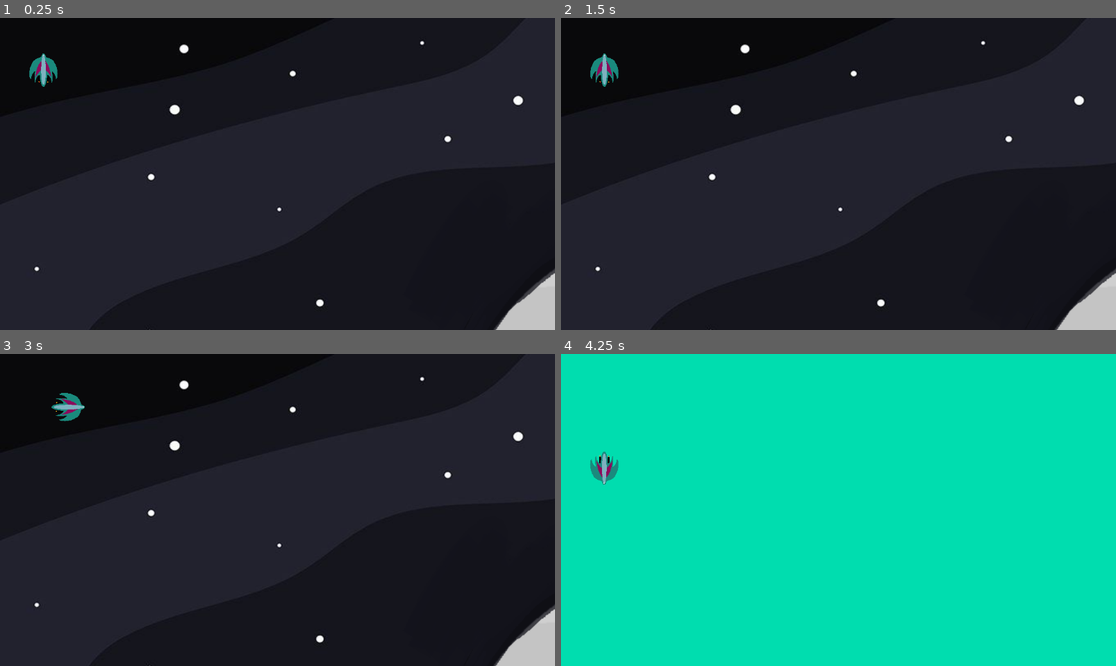
Above: before the commit, frames 1-4 (two rows, left to right).
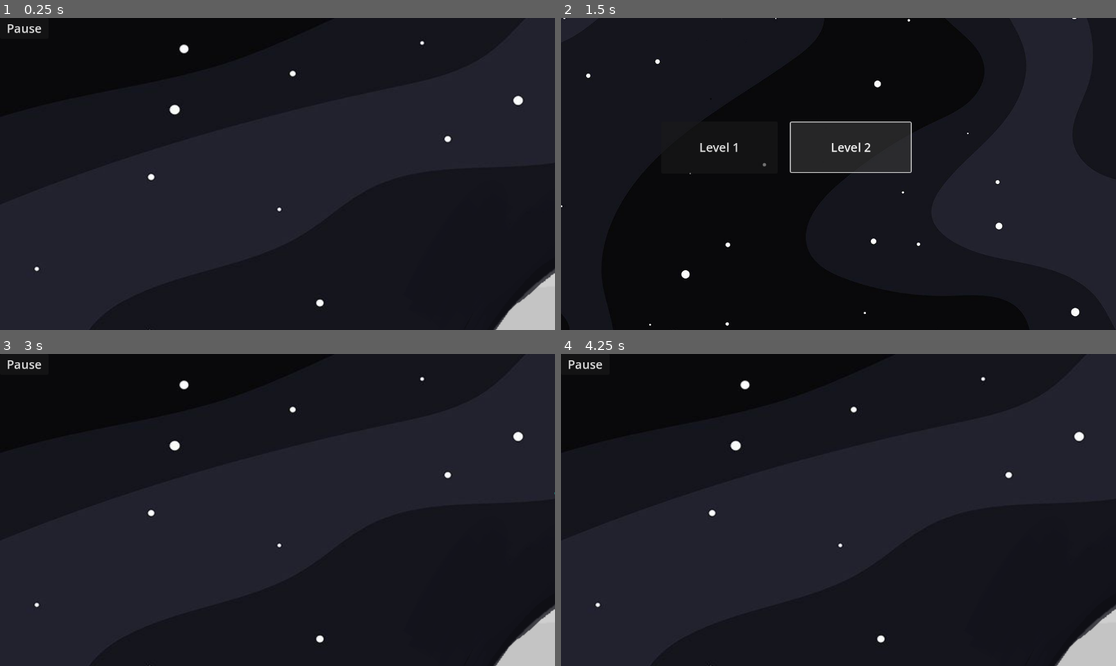
Above: after the commit, the same moments.

Repository: BurgundyToad/planet-defender
Game: Godot game, scene res://Level1 Scene.tscn
The game is run twice, just before and just after one commit, with the same random seed, the same clock (stepped at 60 frames per second) and the same inputs. This scene is started directly instead of the project's main scene.
Inputs (mouse positions are in pixels of both pictures, inside the frame that each line leads up to):
- Up to frame 1 (0.25 s): no input
- Up to frame 2 (1.5 s): click (583, 27) at 0.5 s, where only the run after the commit has a clickable "Pause"; click (849, 145) at 1.25 s, where only the run after the commit has a clickable "Level 2"
- Up to frame 3 (3 s): click (160, 485) at 2 s, where only the run after the commit has a clickable "Level 1"; tap Enter at 2.75 s; hold D (right) from 2.78 s (still down); hold Space (Space) from 2.78 s (still down)
- Up to frame 4 (4.25 s): tap ] (testing_key_2, bound only before the commit) at 3.05, 3.6 s; release D (right) at 3.53 s; release Space (Space) at 3.53 s; hold S (down) from 3.53 s (still down); tap Space (Space) at 3.8 s

The runs differ from the first frame. In frame 1, 0.4% of the frame differs, in the area x 1-11%, y 2-23%; in frame 2, 21%; in frame 3, 0.4%; in frame 4, 100%, in the area x 0-100%, y 0-100%.

Commit message:
Add files via upload
uploaded menus for level select and main menu, signals might be an issue consult Mr.Young for any questions

Diff:
--- /dev/null
+++ b/ICS Culminating/Dummy_Mob.tscn
@@ -0,0 +1,52 @@
+[gd_scene load_steps=7 format=3 uid="uid://b3rafo7hqdrlw"]
+
+[ext_resource type="Script" path="res://Dummy_Mob_Scrpit.gd" id="1_0kqdv"]
+[ext_resource type="Texture2D" uid="uid://bgq584i62shmg" path="res://art/Ramming_Enemy.png" id="2_8rog6"]
+[ext_resource type="Texture2D" uid="uid://bwc0plhqvvqxb" path="res://art/Speed_enemypng.png" id="3_8puwi"]
+[ext_resource type="Texture2D" uid="uid://cpe3br8jt5ki6" path="res://art/Spliting_Enemy.png" id="4_bh7vm"]
+
+[sub_resource type="SpriteFrames" id="SpriteFrames_vy20t"]
+animations = [{
+"frames": [{
+"duration": 1.0,
+"texture": ExtResource("2_8rog6")
+}],
+"loop": true,
+"name": &"rammingenemy",
+"speed": 5.0
+}, {
+"frames": [{
+"duration": 1.0,
+"texture": ExtResource("3_8puwi")
+}],
+"loop": true,
+"name": &"speedenemy",
+"speed": 5.0
+}, {
+"frames": [{
+"duration": 1.0,
+"texture": ExtResource("4_bh7vm")
+}],
+"loop": true,
+"name": &"spliting Enemy",
+"speed": 5.0
+}]
+
+[sub_resource type="CircleShape2D" id="CircleShape2D_cqhet"]
+radius = 270.972
+
+[node name="Mob" type="RigidBody2D"]
+gravity_scale = 0.0
+script = ExtResource("1_0kqdv")
+
+[node name="VisibleOnScreenNotifier2D" type="VisibleOnScreenNotifier2D" parent="."]
+
+[node name="AnimatedSprite2D" type="AnimatedSprite2D" parent="."]
+position = Vector2(3, 0)
+sprite_frames = SubResource("SpriteFrames_vy20t")
+animation = &"speedenemy"
+
+[node name="CollisionShape2D" type="CollisionShape2D" parent="."]
+shape = SubResource("CircleShape2D_cqhet")
+
+[connection signal="screen_exited" from="VisibleOnScreenNotifier2D" to="." method="_on_visible_on_screen_notifier_2d_screen_exited"]
--- a/ICS Culminating/Level1 Scene.tscn
+++ b/ICS Culminating/Level1 Scene.tscn
@@ -1,7 +1,8 @@
-[gd_scene load_steps=3 format=3 uid="uid://bbhhkbujyu5pj"]
+[gd_scene load_steps=4 format=3 uid="uid://bbhhkbujyu5pj"]
 
 [ext_resource type="Texture2D" uid="uid://crb8aprkumwm7" path="res://art/Level 1 Backdrop.png" id="1_v32rf"]
 [ext_resource type="PackedScene" uid="uid://ce46gswj1bc4r" path="res://player.tscn" id="2_gejtj"]
+[ext_resource type="FontFile" uid="uid://dfwxqds1e80q0" path="res://art/SpeedyRegular-7BLoE.ttf" id="2_nn5wm"]
 
 [node name="Node2D" type="Node2D"]
 
@@ -11,4 +12,15 @@
 texture = ExtResource("1_v32rf")
 expand_mode = 3
 
+[node name="Pause_menu" type="Button" parent="TextureRect"]
+layout_mode = 1
+offset_right = 101.0
+offset_bottom = 37.0
+theme_override_fonts/font = ExtResource("2_nn5wm")
+theme_override_font_sizes/font_size = 25
+text = "Pause"
+
 [node name="Player" parent="." instance=ExtResource("2_gejtj")]
+position = Vector2(1435, 234)
+
+[connection signal="pressed" from="TextureRect/Pause_menu" to="Player" method="_on_pause_menu_pressed"]
--- /dev/null
+++ b/ICS Culminating/Level_Select_menu.gd
@@ -0,0 +1,22 @@
+extends CanvasLayer
+#var main_menu = preload("res://main_menu.tscn").instantiate()
+var level_1 = preload("res://Level1 Scene.tscn").instantiate()
+# Called when the node enters the scene tree for the first time.
+func _ready():
+	pass # Replace with function body.
+
+
+# Called every frame. 'delta' is the elapsed time since the previous frame.
+func _process(delta):
+	pass
+
+
+func _on_back_button_pressed():
+	get_tree().change_scene_to_file("res://main_menu.tscn")
+	hide()
+	pass # Replace with function body.
+
+
+func _on_level_1_button_pressed():
+	get_tree().change_scene_to_file("res://Level1 Scene.tscn")
+	pass # Replace with function body.
--- /dev/null
+++ b/ICS Culminating/Level_Select_menu.tscn
@@ -0,0 +1,77 @@
+[gd_scene load_steps=4 format=3 uid="uid://bcv72wlm17rd5"]
+
+[ext_resource type="Script" path="res://Level_Select_menu.gd" id="1_6aohl"]
+[ext_resource type="Texture2D" uid="uid://dewgrdtcdtc5b" path="res://art/Space Background2.png" id="1_yj28p"]
+[ext_resource type="FontFile" uid="uid://dfwxqds1e80q0" path="res://art/SpeedyRegular-7BLoE.ttf" id="2_5up5t"]
+
+[node name="CanvasLayer" type="CanvasLayer"]
+script = ExtResource("1_6aohl")
+
+[node name="TextureRect" type="TextureRect" parent="."]
+anchors_preset = 15
+anchor_right = 1.0
+anchor_bottom = 1.0
+grow_horizontal = 2
+grow_vertical = 2
+size_flags_horizontal = 4
+size_flags_vertical = 6
+texture = ExtResource("1_yj28p")
+
+[node name="Back_Button" type="Button" parent="TextureRect"]
+layout_mode = 1
+offset_right = 68.0
+offset_bottom = 31.0
+theme_override_fonts/font = ExtResource("2_5up5t")
+theme_override_font_sizes/font_size = 20
+text = "Back"
+
+[node name="Level_1_Button" type="Button" parent="TextureRect"]
+layout_mode = 1
+anchors_preset = 8
+anchor_left = 0.5
+anchor_top = 0.5
+anchor_right = 0.5
+anchor_bottom = 0.5
+offset_left = -368.0
+offset_top = -109.0
+offset_right = -126.0
+offset_bottom = -1.0
+grow_horizontal = 2
+grow_vertical = 2
+theme_override_fonts/font = ExtResource("2_5up5t")
+theme_override_font_sizes/font_size = 25
+text = "Level 1
+"
+
+[node name="Level_2_Button" type="Button" parent="TextureRect"]
+layout_mode = 1
+anchors_preset = 8
+anchor_left = 0.5
+anchor_top = 0.5
+anchor_right = 0.5
+anchor_bottom = 0.5
+offset_left = -99.0
+offset_top = -107.0
+offset_right = 150.0
+offset_bottom = -4.0
+grow_horizontal = 2
+grow_vertical = 2
+theme_override_fonts/font = ExtResource("2_5up5t")
+theme_override_font_sizes/font_size = 25
+text = "Level 2"
+
+[node name="Title" type="Label" parent="TextureRect"]
+layout_mode = 1
+anchors_preset = 5
+anchor_left = 0.5
+anchor_right = 0.5
+offset_left = -20.0
+offset_right = 20.0
+offset_bottom = 23.0
+grow_horizontal = 2
+theme_override_fonts/font = ExtResource("2_5up5t")
+theme_override_font_sizes/font_size = 50
+text = "Level Select"
+
+[connection signal="pressed" from="TextureRect/Back_Button" to="." method="_on_back_button_pressed"]
+[connection signal="pressed" from="TextureRect/Level_1_Button" to="." method="_on_level_1_button_pressed"]
--- a/ICS Culminating/Player.gd
+++ b/ICS Culminating/Player.gd
@@ -1,4 +1,4 @@
-extends RigidBody2D
+extends Area2D
 signal hit
 @export var speed = 40
 var screen_size
@@ -55,8 +55,6 @@
 		shoot()
 	if Input.is_action_just_pressed("testing_key_1"):
 		spawn_enemy_TEST()
-	if Input.is_action_just_pressed("testing_key_2"):
-		next_level()
 	$AnimatedSprite2D.play()
 	position += velocity * delta
 	position = position.clamp(Vector2.ZERO, screen_size)
@@ -85,6 +83,8 @@
 	position = pos
 	show()
 	$CollisionShape2D.disabled = false
-func next_level():
-	print("level changed")
-	get_tree().change_scene_to_file("res://level_2_scene.tscn")
+
+
+func _on_pause_menu_pressed():
+	get_tree().change_scene_to_file("res://Level_Select_menu.tscn")
+	pass # Replace with function body.
--- /dev/null
+++ b/ICS Culminating/Start Button.gd
@@ -0,0 +1,15 @@
+extends Button
+
+func _on_start_button_pressed():
+	print("button clicked succesfully")
+	get_tree().change_scene_to_file("res://Level_Select_menu.tscn")
+	hide()
+	pass # Replace with function body.
+# Called when the node enters the scene tree for the first time.
+func _ready():
+	pass # Replace with function body.
+
+
+# Called every frame. 'delta' is the elapsed time since the previous frame.
+func _process(delta):
+	pass
--- a/ICS Culminating/main_menu.gd
+++ b/ICS Culminating/main_menu.gd
@@ -1,13 +1,12 @@
-extends Control
-var level_1 = preload("res://Level1 Scene.tscn").instantiate()
-# Called when the node enters the scene tree for the first time.
+extends CanvasLayer
+#var level_1 = preload("res://Level1 Scene.tscn").instantiate()
+
 func _ready():
 	pass # Replace with function body.
 # Called every frame. 'delta' is the elapsed time since the previous frame.
 func _process(delta):
 	pass
 func _on_start_button_pressed():
-	print("button clicked succesfully")
-	get_tree().change_scene_to_file("res://Level1 Scene.tscn")
+	get_tree().change_scene_to_file("res://Level_Select_menu.tscn")
 	hide()
 	pass # Replace with function body.
--- a/ICS Culminating/main_menu.tscn
+++ b/ICS Culminating/main_menu.tscn
@@ -1,47 +1,72 @@
-[gd_scene load_steps=3 format=3 uid="uid://cp4sd5ulkklkf"]
+[gd_scene load_steps=6 format=3 uid="uid://cp4sd5ulkklkf"]
 
-[ext_resource type="Texture2D" uid="uid://brgtewvslwojo" path="res://art/start_placeholder.png" id="1_m8hoe"]
+[ext_resource type="Texture2D" uid="uid://dewgrdtcdtc5b" path="res://art/Space Background2.png" id="1_02se6"]
 [ext_resource type="Script" path="res://main_menu.gd" id="1_r5k8v"]
+[ext_resource type="FontFile" uid="uid://dfwxqds1e80q0" path="res://art/SpeedyRegular-7BLoE.ttf" id="2_mmtcw"]
+[ext_resource type="Script" path="res://Start Button.gd" id="4_0dbrf"]
 
-[node name="main_menu" type="Control"]
-layout_mode = 3
+[sub_resource type="Curve2D" id="Curve2D_opyo8"]
+_data = {
+"points": PackedVector2Array(0, 0, 0, 0, -329, -247, 0, 0, 0, 0, 1475, -247, 0, 0, 0, 0, 1487, 891, 0, 0, 0, 0, -332, 879, 0, 0, 0, 0, -323, -238, 0, 0, 0, 0, -329, -247)
+}
+point_count = 6
+
+[node name="CanvasLayer" type="CanvasLayer"]
+script = ExtResource("1_r5k8v")
+
+[node name="TextureRect" type="TextureRect" parent="."]
 anchors_preset = 15
 anchor_right = 1.0
 anchor_bottom = 1.0
-offset_right = 88.0
-offset_bottom = 135.0
 grow_horizontal = 2
 grow_vertical = 2
-mouse_filter = 2
-mouse_force_pass_scroll_events = false
-script = ExtResource("1_r5k8v")
+texture = ExtResource("1_02se6")
+stretch_mode = 6
 
-[node name="start_icon" type="TextureRect" parent="."]
-top_level = true
-visibility_layer = 3
-layout_mode = 0
-offset_left = 1187.0
-offset_top = 764.0
-offset_right = 1774.0
-offset_bottom = 955.0
-mouse_filter = 2
-texture = ExtResource("1_m8hoe")
+[node name="Label" type="Label" parent="TextureRect"]
+layout_mode = 1
+anchors_preset = 5
+anchor_left = 0.5
+anchor_right = 0.5
+offset_left = -375.5
+offset_right = 375.5
+offset_bottom = 87.0
+grow_horizontal = 2
+theme_override_fonts/font = ExtResource("2_mmtcw")
+theme_override_font_sizes/font_size = 75
+text = "Space Game 2-D
+"
 
-[node name="start_button" type="Button" parent="start_icon"]
-top_level = true
-layout_mode = 0
-offset_left = 1186.0
-offset_top = 762.0
-offset_right = 1774.0
-offset_bottom = 954.0
-mouse_force_pass_scroll_events = false
-toggle_mode = true
+[node name="Start Button" type="Button" parent="TextureRect"]
+layout_mode = 1
+anchors_preset = 8
+anchor_left = 0.5
+anchor_top = 0.5
+anchor_right = 0.5
+anchor_bottom = 0.5
+offset_left = -88.0
+offset_top = -62.0
+offset_right = 88.0
+offset_bottom = 62.0
+grow_horizontal = 2
+grow_vertical = 2
+size_flags_horizontal = 4
+theme_override_fonts/font = ExtResource("2_mmtcw")
+theme_override_font_sizes/font_size = 50
+text = "Start
+"
+icon_alignment = 1
+vertical_icon_alignment = 0
+script = ExtResource("4_0dbrf")
 
-[node name="ColorRect" type="ColorRect" parent="."]
-show_behind_parent = true
-layout_mode = 0
-offset_right = 4584.0
-offset_bottom = 3420.0
-color = Color(0, 0.498039, 0.415686, 1)
+[node name="Path2D" type="Path2D" parent="."]
+curve = SubResource("Curve2D_opyo8")
 
-[connection signal="pressed" from="start_icon/start_button" to="." method="_on_start_button_pressed"]
+[node name="RandomSpawnLocation" type="PathFollow2D" parent="Path2D"]
+position = Vector2(-329, -247)
+
+[node name="MobTimer" type="Timer" parent="."]
+wait_time = 2.0
+
+[connection signal="pressed" from="TextureRect/Start Button" to="TextureRect/Start Button" method="_on_start_button_pressed"]
+[connection signal="timeout" from="MobTimer" to="." method="_on_mob_timer_timeout"]
--- a/ICS Culminating/player.tscn
+++ b/ICS Culminating/player.tscn
@@ -26,20 +26,18 @@
 }]
 
 [sub_resource type="CapsuleShape2D" id="CapsuleShape2D_c1v5w"]
-radius = 120.0
-height = 240.0
+radius = 80.0
+height = 168.0
 
-[node name="Player" type="RigidBody2D"]
-scale = Vector2(0.1, 0.1)
-mass = 0.01
-gravity_scale = 0.0
+[node name="Player" type="Area2D"]
+scale = Vector2(0.5, 0.5)
 script = ExtResource("1_84sc5")
 Bullet = ExtResource("2_6rqks")
 test_enemy = ExtResource("3_30ooo")
 
 [node name="AnimatedSprite2D" type="AnimatedSprite2D" parent="."]
-position = Vector2(90, 110)
-scale = Vector2(0.25, 0.219)
+position = Vector2(93.25, 110)
+scale = Vector2(0.725681, 0.635838)
 sprite_frames = SubResource("SpriteFrames_8fxf1")
 animation = &"up"
 
@@ -49,6 +47,5 @@
 scale = Vector2(1.37802, 1.57273)
 
 [node name="CollisionShape2D" type="CollisionShape2D" parent="."]
-position = Vector2(90, 110)
-scale = Vector2(0.25, 0.25)
+position = Vector2(93.25, 110)
 shape = SubResource("CapsuleShape2D_c1v5w")
--- a/ICS Culminating/project.godot
+++ b/ICS Culminating/project.godot
@@ -11,7 +11,7 @@
 [application]
 
 config/name="ICS Culminating"
-run/main_scene="res://main.tscn"
+run/main_scene="res://player.tscn"
 config/features=PackedStringArray("4.2", "Mobile")
 config/icon="res://icon.svg"
 
@@ -55,11 +55,6 @@
 "events": [Object(InputEventKey,"resource_local_to_scene":false,"resource_name":"","device":-1,"window_id":0,"alt_pressed":false,"shift_pressed":false,"ctrl_pressed":false,"meta_pressed":false,"pressed":false,"keycode":0,"physical_keycode":91,"key_label":0,"unicode":91,"echo":false,"script":null)
 ]
 }
-testing_key_2={
-"deadzone": 0.5,
-"events": [Object(InputEventKey,"resource_local_to_scene":false,"resource_name":"","device":-1,"window_id":0,"alt_pressed":false,"shift_pressed":false,"ctrl_pressed":false,"meta_pressed":false,"pressed":false,"keycode":0,"physical_keycode":93,"key_label":0,"unicode":93,"echo":false,"script":null)
-]
-}
 
 [rendering]
 
